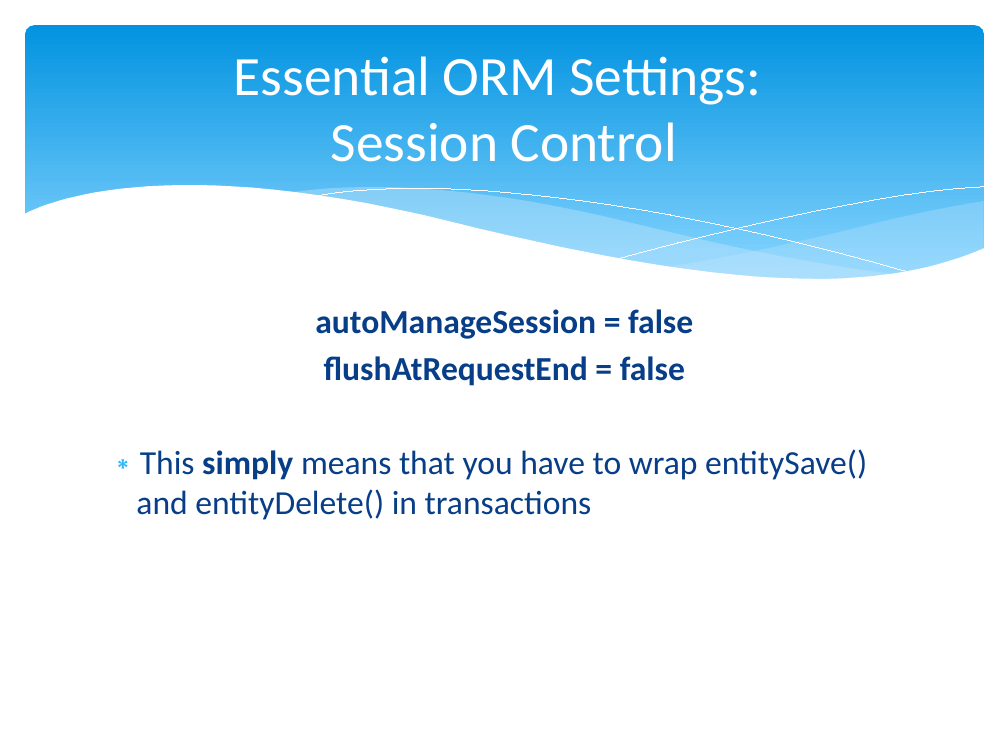
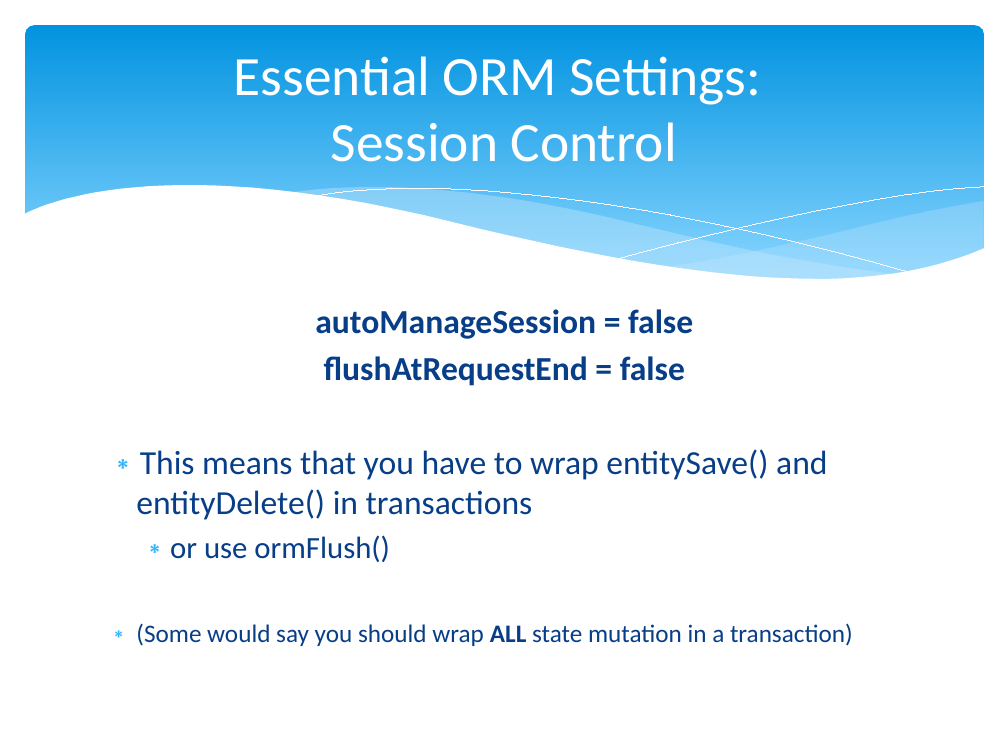
Before and after one commit to marcesher/mxunit-cfmeetups, a slide deck: slide 23 of CFObjective_ORMZen/preso/orm_zen.ppt.pptx. Drawn at 1008x756 pixels with LibreOffice and Linux fonts; fonts in the diff are those of the drawing. Boxes give left, top, right and bottom in pixels: in the first picture for what was removed or moved away, otherwise in the second. Text is boxed around its words. In the diff, an @@ line names an element or a change of style, - is before the commit and + after.

```diff
--- a/CFObjective_ORMZen/preso/orm_zen.ppt.pptx
+++ b/CFObjective_ORMZen/preso/orm_zen.ppt.pptx
@@ text at [136,449,853,646]: text changed @@
-∗ This simply means that you have to wrap entitySave() and entityDelete() in transactions
+∗ This means that you have to wrap entitySave() and entityDelete() in transactions
+  ∗ or use ormFlush()
+∗ (Some would say you should wrap ALL state mutation in a transaction)
```
Also in this commit, not shown: 6 other slides changed.
